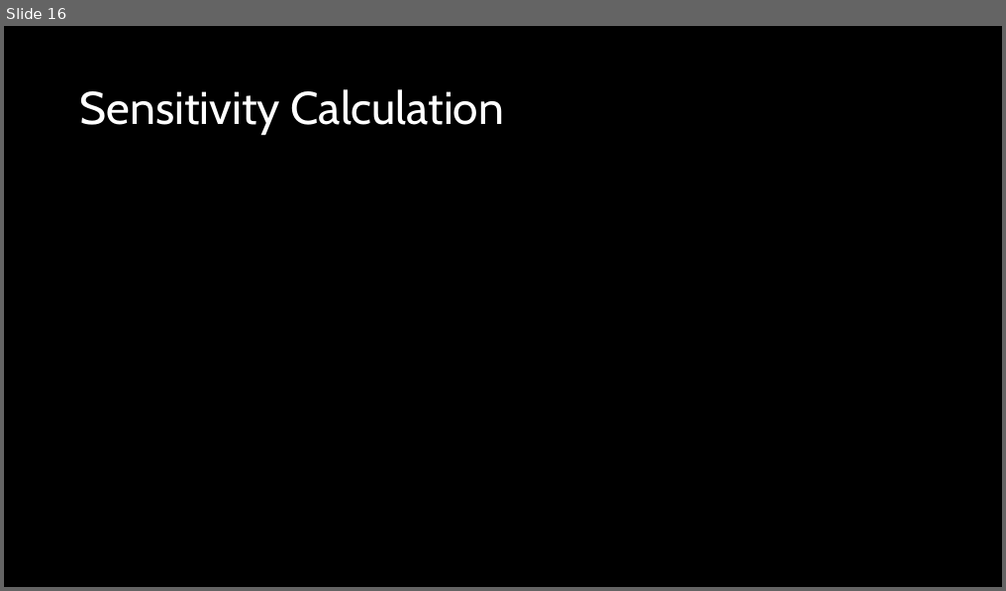
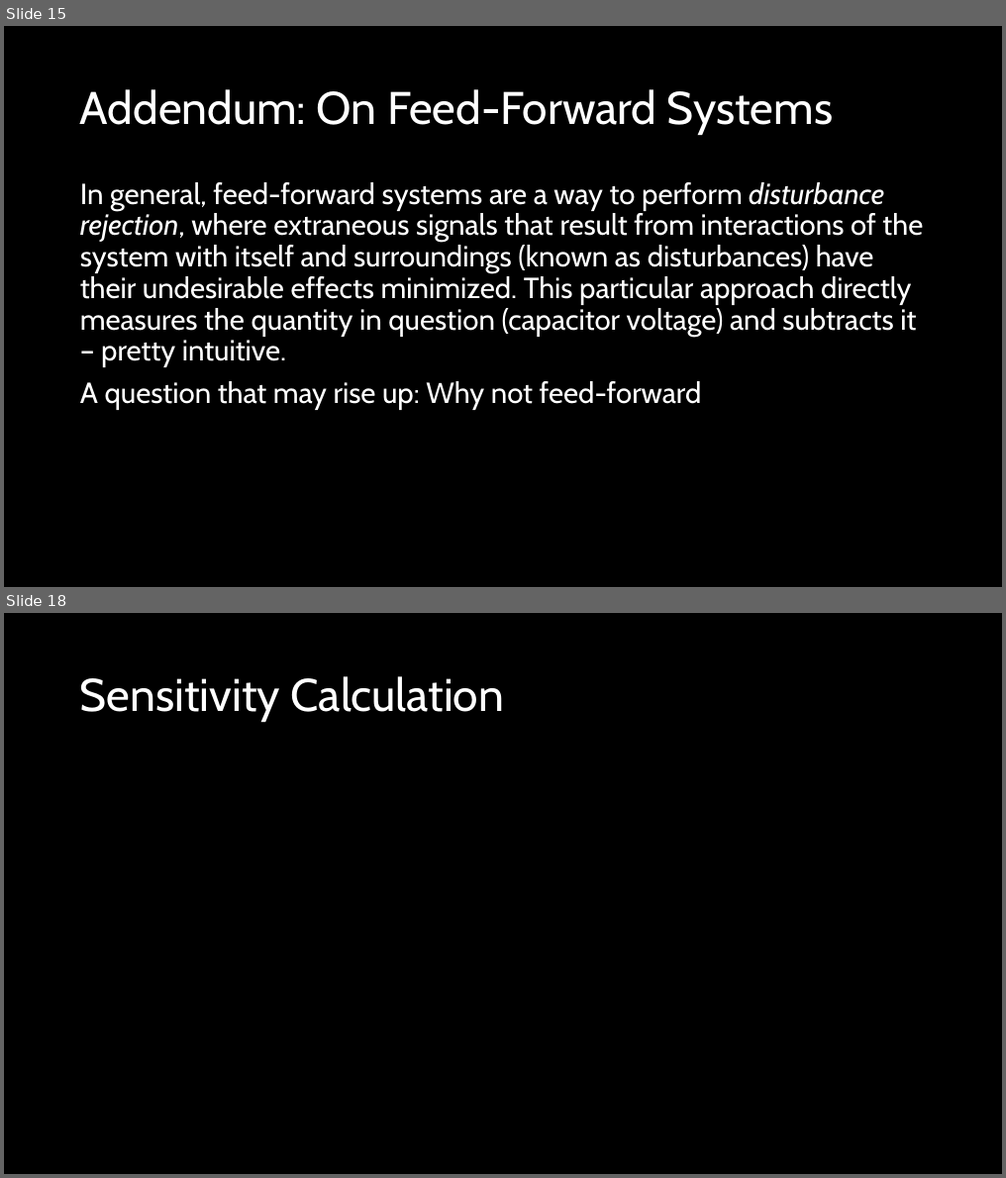
Before and after one commit to ut-ras/rm_electrical-supercap_v2, a slide deck: UT Robomasters – Supercap Power Stage Modeling.pptx. Shown one above the other, each under a label of ours: slide 16 before the commit, slides 15 and 18 after it; the slides between them are not shown. The pictures are 1006x591 and 1006x1178 pixels, drawn with LibreOffice and Linux fonts; fonts in the diff are those of the drawing. Boxes give left, top, right and bottom in pixels: in the first picture for what was removed or moved away, otherwise in the second. Text is boxed around its words. In the diff, an @@ line names an element or a change of style, - is before the commit and + after.

```diff
--- a/UT Robomasters – Supercap Power Stage Modeling.pptx
+++ b/UT Robomasters – Supercap Power Stage Modeling.pptx
@@ slide 15 added at <box>4,26,1002,587</box>, background #000000 @@
@@ title added at <box>80,89,833,135</box>, 44 pt, text #FFFFFF @@
+Addendum: On Feed-Forward Systems
@@ text added at <box>80,182,923,410</box>, 28 pt, text #FFFFFF @@
+In general, feed-forward systems are a way to perform disturbance rejection, where extraneous signals that result from interactions of the system with itself and surroundings (known as disturbances) have their undesirable effects minimized. This particular approach directly measures the quantity in question (capacitor voltage) and subtracts it – pretty intuitive.
+A question that may rise up: Why not feed-forward
@@ what was slide 16 is now slide 18 @@
```
Also in this commit, not shown: 4 slides changed, 1 other slide added, 8 other files.
